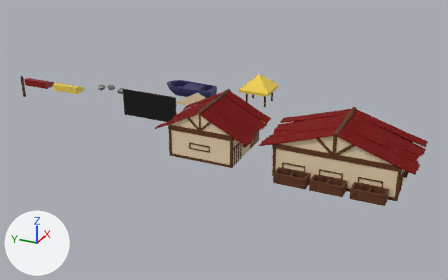
One commit to the Blender file Blender/BeachTown/BeachTown.blend: the scene before it, then after it.
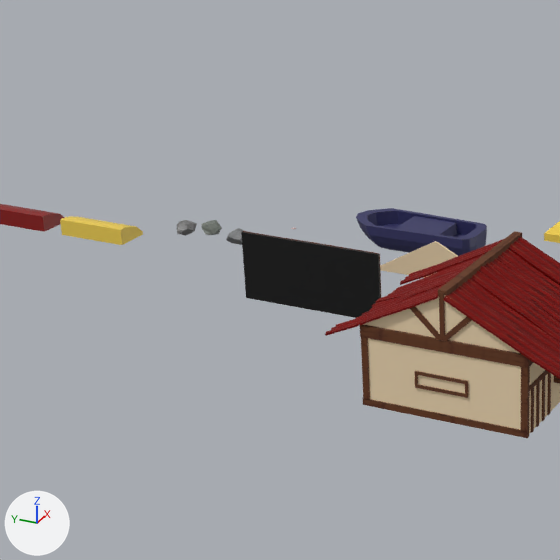
There are two pictures of each version: one whole from a 50 mm lens placed at (-601.0, -159.0, 294.0), pointed at (21.0, 120.0, -17.0), one close up on the part from 7% to 55% of the width and 0% to 77% of the height. The lights are fixed; the arrows at lower left show +X, +Y and +Z. The last two pictures show the newer version.
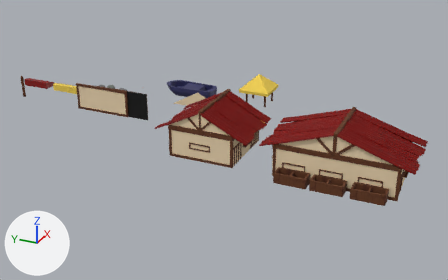
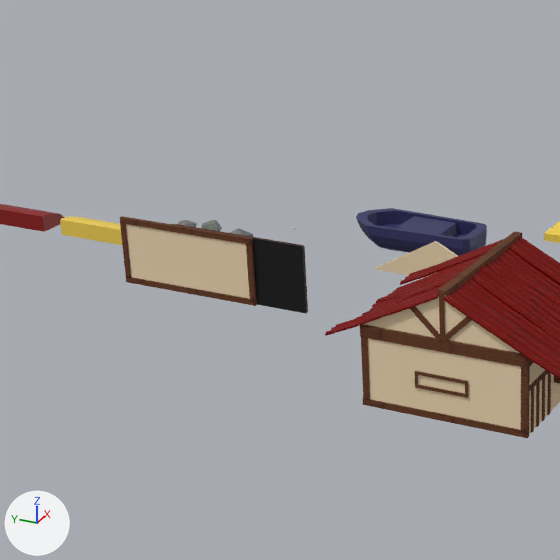
The change, as a list of edits to the scene's bpy script:
```text
Change ob_plane_002:
    ob_plane_002.location: (8.5, 213.7, 16.6) -> (3.4, 250.5, 16.6)
Add ob_cube_147:
    ob_cube_147 = bpy.data.objects.new('Cube.147', me_cube_143.copy())  # the mesh of ob_cube_121
    ob_cube_147.parent = ob_doorwall_006
    ob_cube_147.matrix_parent_inverse = Matrix(((1.0, 0.0, 0.0, 0.0), (0.0, 1.0, 0.0, -105.7), (0.0, 0.0, 1.0, 0.0), (0.0, 0.0, 0.0, 1.0)))
    ob_cube_147.location = (1.0, 141.0, 16.46)
    ob_cube_147.rotation_euler = (1.571, 0.0, 0.0)  # degrees (90, 0, 0)
Add ob_doorwall_006:
    ob_doorwall_006 = bpy.data.objects.new('DoorWall.006', me_cube_142.copy())  # the mesh of ob_doorwall_010
    ob_doorwall_006.location = (0.0, 278.5, 0.0)
Add ob_cube_053:
    ob_cube_053 = bpy.data.objects.new('Cube.053', me_cube_143.copy())  # the mesh of ob_cube_121
    ob_cube_053.parent = ob_doorwall_006
    ob_cube_053.matrix_parent_inverse = Matrix(((1.0, 0.0, 0.0, 0.0), (0.0, 1.0, 0.0, -105.7), (0.0, 0.0, 1.0, 0.0), (0.0, 0.0, 0.0, 1.0)))
    ob_cube_053.location = (1.0, 69.6, 16.46)
    ob_cube_053.rotation_euler = (1.571, 0.0, 0.0)  # degrees (90, 0, 0)
Add ob_cube_035:
    ob_cube_035 = bpy.data.objects.new('Cube.035', me_cube_145.copy())  # the mesh of ob_cube_123
    ob_cube_035.parent = ob_doorwall_006
    ob_cube_035.matrix_parent_inverse = Matrix(((1.0, 0.0, 0.0, 0.0), (0.0, 1.0, 0.0, -105.7), (0.0, 0.0, 1.0, 0.0), (0.0, 0.0, 0.0, 1.0)))
    ob_cube_035.location = (1.0, 105.3, 31.87)
Add ob_cube_034:
    ob_cube_034 = bpy.data.objects.new('Cube.034', me_cube_145.copy())  # the mesh of ob_cube_123
    ob_cube_034.parent = ob_doorwall_006
    ob_cube_034.matrix_parent_inverse = Matrix(((1.0, 0.0, 0.0, 0.0), (0.0, 1.0, 0.0, -105.7), (0.0, 0.0, 1.0, 0.0), (0.0, 0.0, 0.0, 1.0)))
    ob_cube_034.location = (1.0, 105.3, 1.125)
```

Boxes (x1, y1, x2, y2) around the edits, measured in the close-ups (560 x 560 px):
'DoorWall.003', moved: before (241, 232, 380, 318); after (172, 224, 307, 313)
'DoorWall.006', added (beige): after (126, 224, 250, 299)
'Cube.035', added (brown): after (120, 216, 253, 245)
'Cube.034', added (brown): after (126, 277, 257, 306)
'Cube.053', added: after (246, 244, 256, 301)
'Plane.002', moved: before (243, 231, 381, 298); after (173, 224, 308, 312)
'Cube.147', added: after (120, 223, 131, 278)
